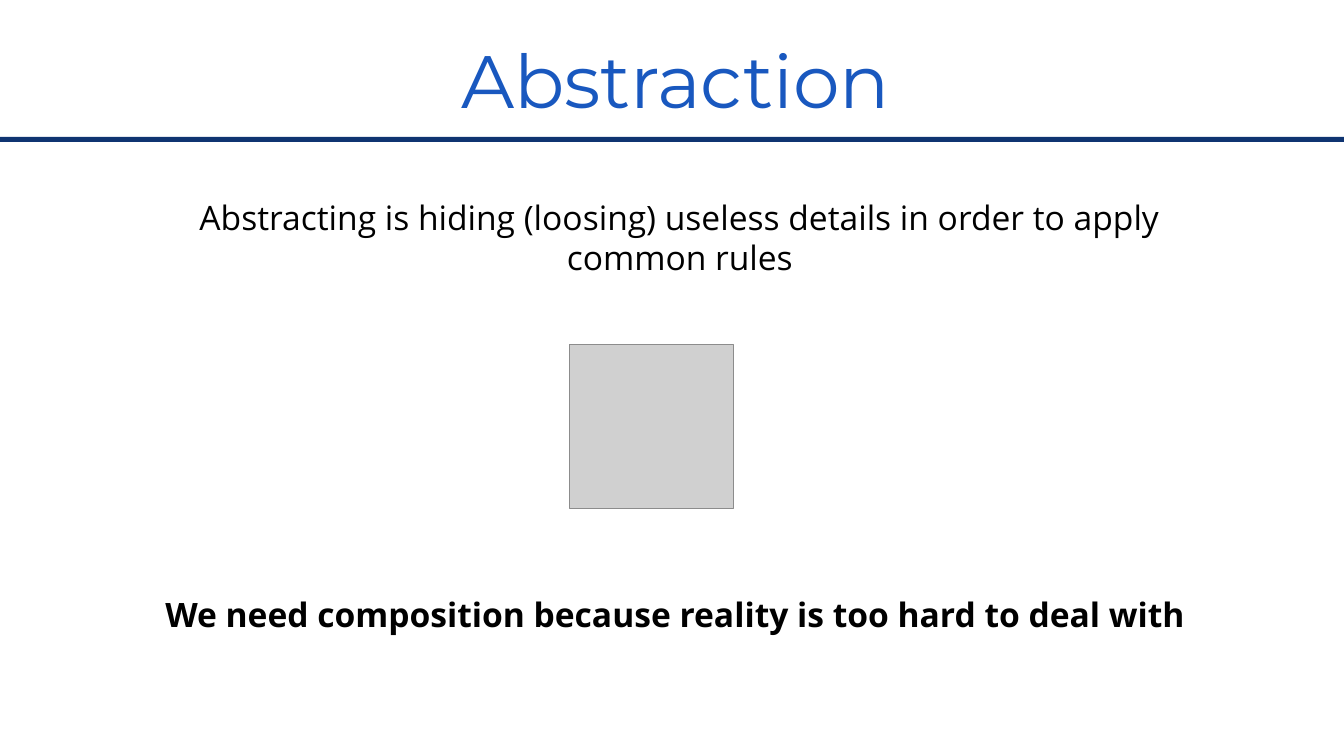
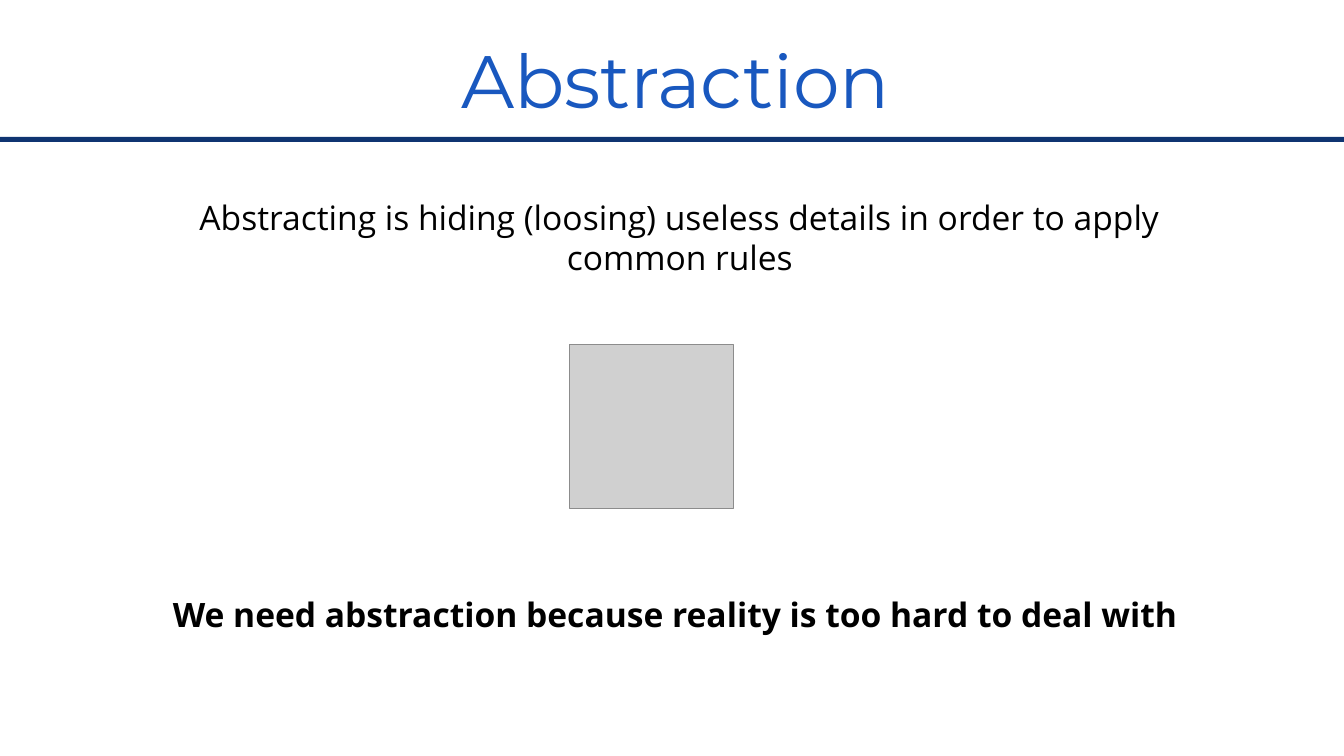
Before and after one commit to RomainTrm/CategoryTheoryYouAlreadyKnowIt, a slide deck: slide 17 of CategoryTheoryUniveristy_Devoxx_FR_2022.pptx. Drawn at 1344x756 pixels with LibreOffice and Linux fonts; fonts in the diff are those of the drawing; grey boxes stand for pictures; background and template pictures are left out. Boxes give left, top, right and bottom in pixels: in the first picture for what was removed or moved away, otherwise in the second. Text is boxed around its words. In the diff, an @@ line names an element or a change of style, - is before the commit and + after.

```diff
--- a/CategoryTheoryUniveristy_Devoxx_FR_2022.pptx
+++ b/CategoryTheoryUniveristy_Devoxx_FR_2022.pptx
@@ text at <box>173,601,1177,635</box>: text changed @@
-We need composition because reality is too hard to deal with
+We need abstraction because reality is too hard to deal with
```
Also in this commit, not shown: 13 other slides changed, 2 slides added, 1 slide removed.
